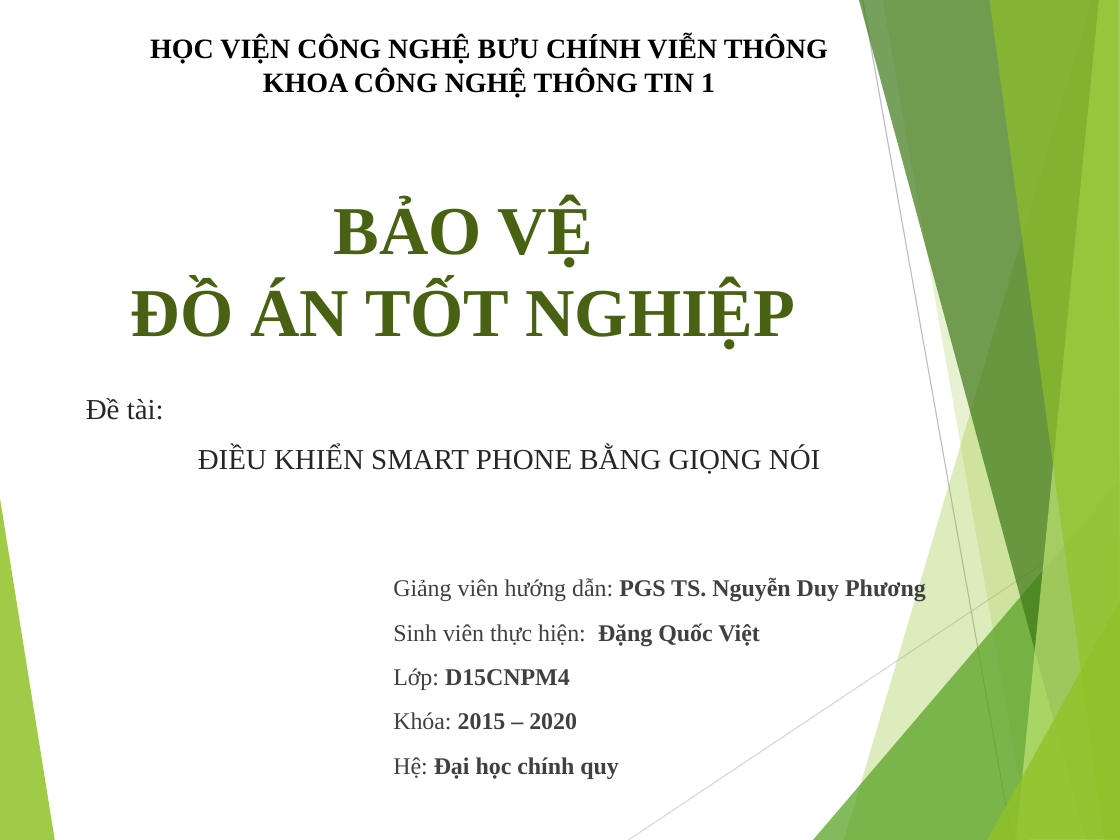
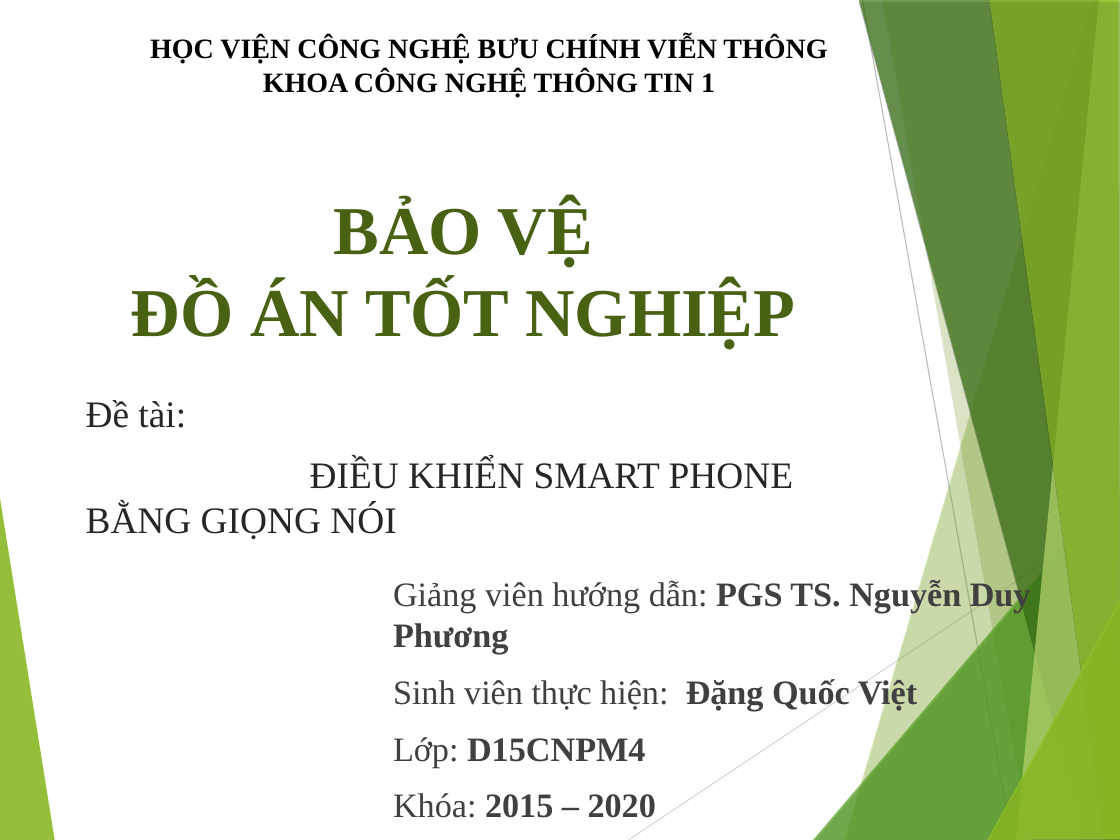
Before and after one commit to viet97/doandocs, a slide deck: slide 1 of DATN_Presentation.pptx. Drawn at 1120x840 pixels with LibreOffice and Linux fonts; fonts in the diff are those of the drawing. Boxes give left, top, right and bottom in pixels: in the first picture for what was removed or moved away, otherwise in the second. Text is boxed around its words. In the diff, an @@ line names an element or a change of style, - is before the commit and + after.

```diff
--- a/DATN_Presentation.pptx
+++ b/DATN_Presentation.pptx
@@ line (862, 0) - (1012, 840): stroke #BFBFBF 0.75 pt to #BFBFBF 0.74 pt @@
@@ text "Đề tài:" at [86, 400, 793, 539]: size 18.6 to 24 pt @@
@@ line (628, 840) - (1120, 512): stroke #D9D9D9 0.75 pt to #D9D9D9 0.74 pt @@
@@ text "Giảng viên hướng dẫn: PGS ..." at [393, 579, 1031, 818]: size 15.4 to 22 pt @@
@@ shadow on in 7 elements at [844, 0, 1120, 840], [883, 0, 1120, 840], [813, 480, 1120, 840], [859, 0, 1120, 840], [1016, 0, 1120, 840], [989, 0, 1120, 840], [987, 599, 1120, 840] @@
```
Also in this commit, not shown: 18 other slides changed, 3 slides added.
